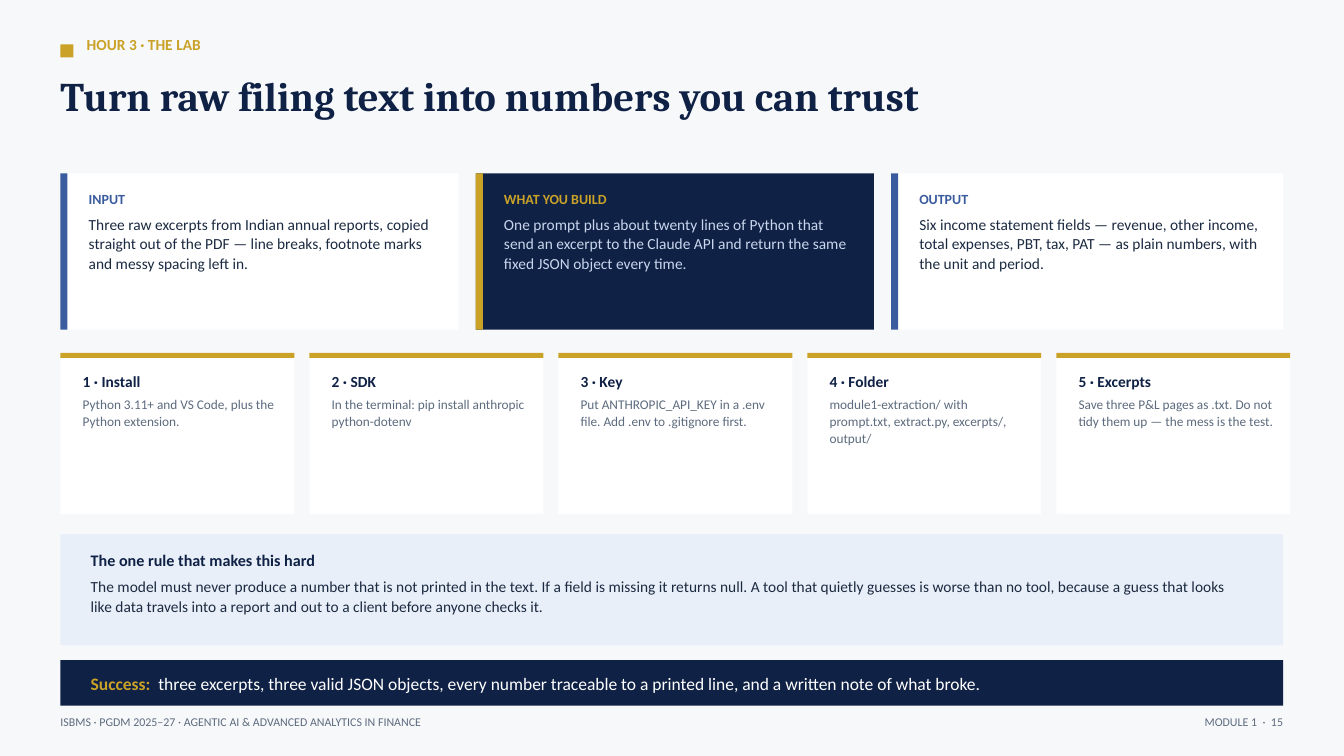
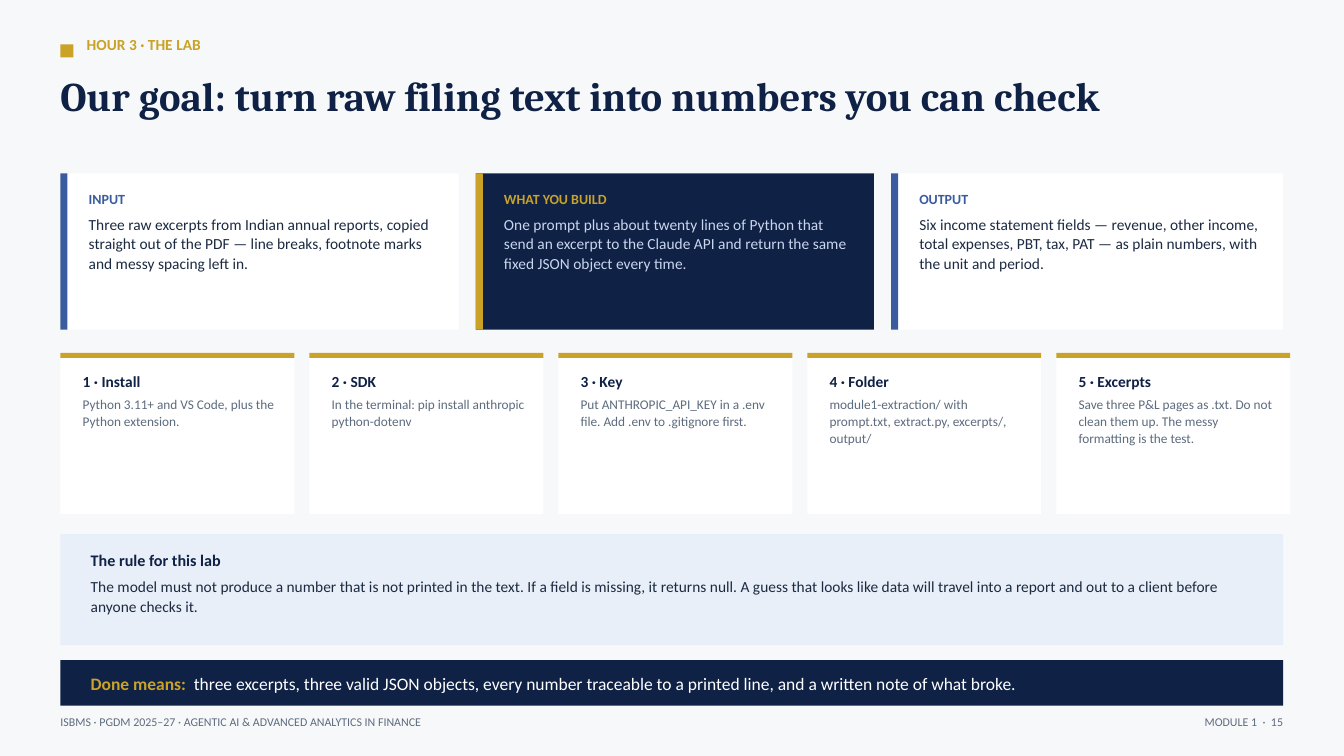
Before and after one commit to tejasgjadhav/AIFINANCE, a slide deck: slide 15 of slides/Module-01-Foundations-of-Agentic-AI.pptx. Drawn at 1344x756 pixels with LibreOffice and Linux fonts; fonts in the diff are those of the drawing. Boxes give left, top, right and bottom in pixels: in the first picture for what was removed or moved away, otherwise in the second. Text is boxed around its words. In the diff, an @@ line names an element or a change of style, - is before the commit and + after.

```diff
--- a/slides/Module-01-Foundations-of-Agentic-AI.pptx
+++ b/slides/Module-01-Foundations-of-Agentic-AI.pptx
@@ text at (60,82,1100,120): text changed @@
-Turn raw filing text into numbers you can trust
+Our goal: turn raw filing text into numbers you can check
@@ text at (1079,400,1272,445): text changed @@
-Save three P&L pages as .txt. Do not tidy them up — the mess is the test.
+Save three P&L pages as .txt. Do not clean them up. The messy formatting is the test.
@@ text at (91,554,1217,615): text changed @@
-The one rule that makes this hard
-The model must never produce a number that is not printed in the text. If a field is missing it returns null. A tool that quietly guesses is worse than no tool, because a guess that looks like data travels into a report and out to a client before anyone checks it.
+The rule for this lab
+The model must not produce a number that is not printed in the text. If a field is missing, it returns null. A guess that looks like data will travel into a report and out to a client before anyone checks it.
@@ text at (91,678,1016,693): text changed @@
-Success: three excerpts, three valid JSON objects, every number traceable to a printed line, and a written note of what broke.
+Done means: three excerpts, three valid JSON objects, every number traceable to a printed line, and a written note of what broke.
```
Also in this commit, not shown: 12 other slides changed, 3 other files.
